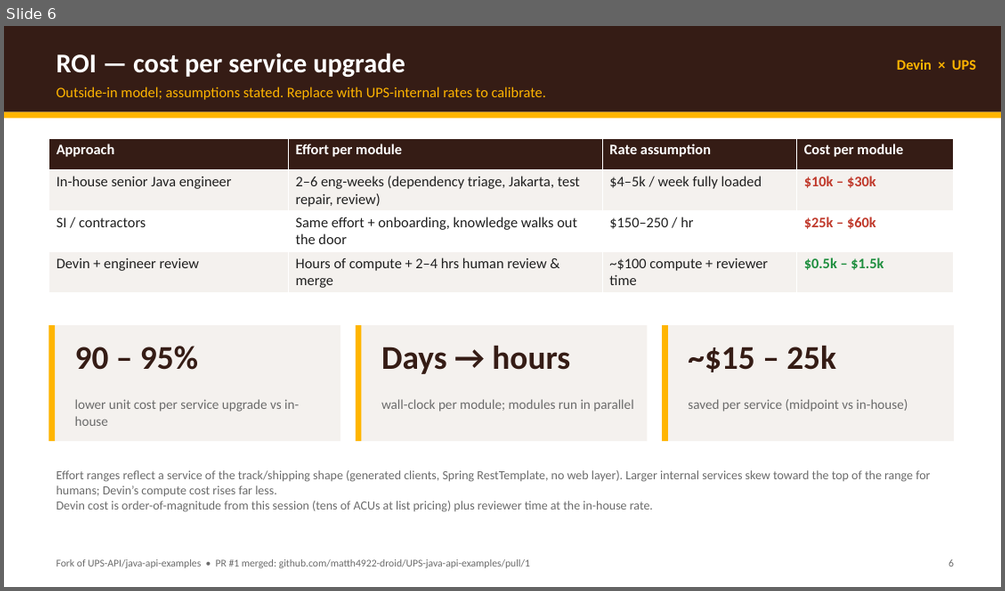
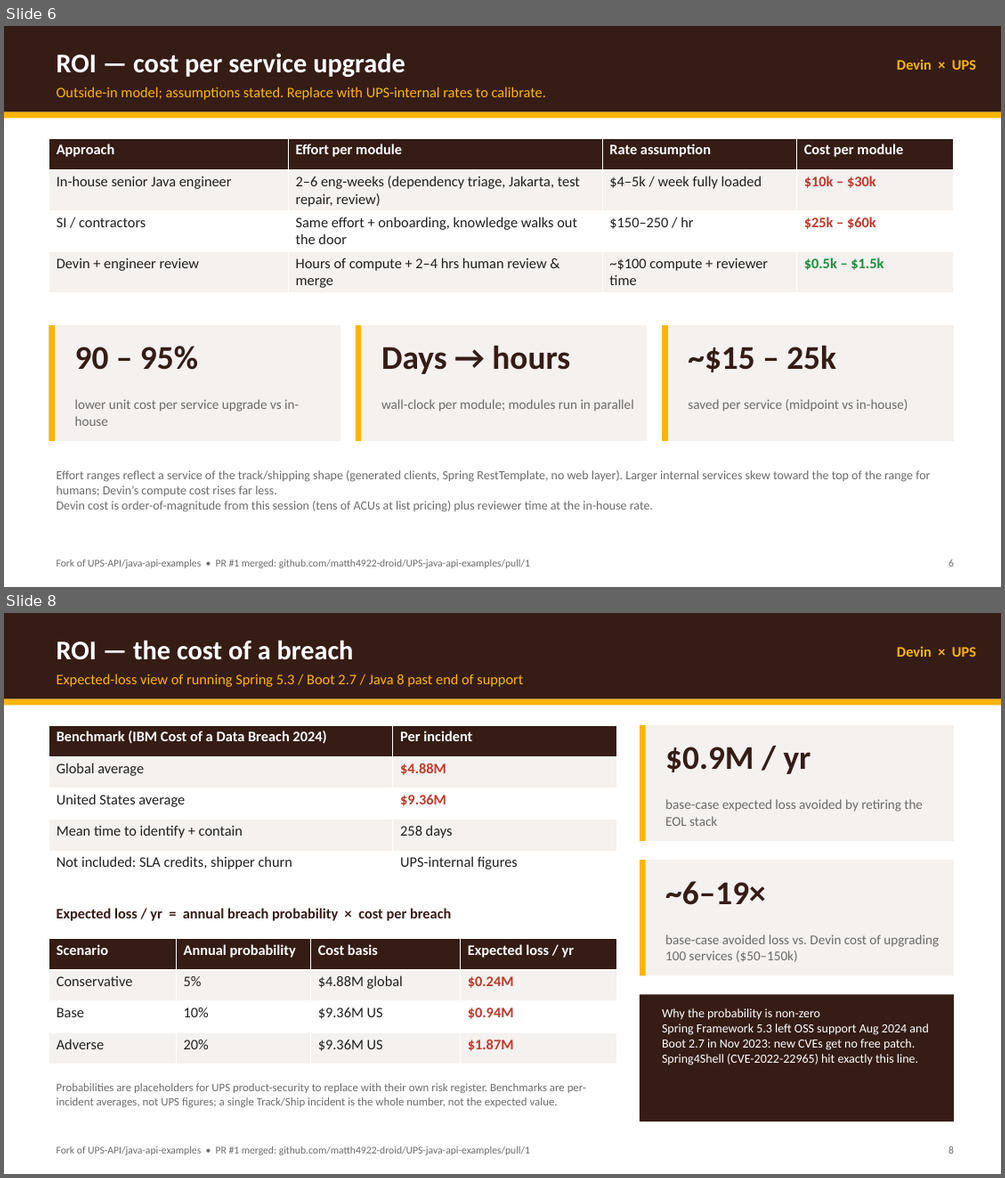
Before and after one commit to matth4922-droid/UPS-java-api-examples, a slide deck: demo-materials/UPS-Devin-Summary-and-ROI.pptx. Shown one above the other, each under a label of ours: slide 6 before the commit, slides 6 and 8 after it; the slides between them are not shown. The pictures are 1005x591 and 1005x1178 pixels, drawn with LibreOffice and Linux fonts; fonts in the diff are those of the drawing. Boxes give left, top, right and bottom in pixels: in the first picture for what was removed or moved away, otherwise in the second. Text is boxed around its words. In the diff, an @@ line names an element or a change of style, - is before the commit and + after.

```diff
--- a/demo-materials/UPS-Devin-Summary-and-ROI.pptx
+++ b/demo-materials/UPS-Devin-Summary-and-ROI.pptx
@@ slide 8 added at (x1=4, y1=613, x2=1001, y2=1174), background #FFFFFF @@
@@ rectangle added at (x1=4, y1=613, x2=1001, y2=699), fill #351C15 @@
@@ text added at (x1=57, y1=640, x2=354, y2=660), 26 pt, text #FFFFFF, bold @@
+ROI — the cost of a breach
@@ text added at (x1=897, y1=646, x2=976, y2=657), 14 pt, text #FFB500, bold @@
+Devin × UPS
@@ text added at (x1=57, y1=674, x2=523, y2=687), 14 pt, text #FFB500 @@
+Expected-loss view of running Spring 5.3 / Boot 2.7 / Java 8 past end of support
@@ rectangle added at (x1=4, y1=699, x2=1001, y2=705), fill #FFB500 @@
@@ table added at (x1=48, y1=725, x2=617, y2=882), 5 rows, 2 columns @@
+Benchmark (IBM Cost of a Data Breach 2024) | Per incident
+Global average | $4.88M
+United States average | $9.36M
+Mean time to identify + contain | 258 days
+Not included: SLA credits, shipper churn | UPS-internal figures
@@ rectangle added at (x1=639, y1=725, x2=954, y2=841), fill #F4F1EE @@
@@ rectangle added at (x1=639, y1=725, x2=646, y2=841), fill #FFB500 @@
@@ text added at (x1=665, y1=747, x2=811, y2=774), 32 pt, text #351C15, bold @@
+$0.9M / yr
@@ text added at (x1=665, y1=799, x2=922, y2=826), 13 pt, text #6B6B6B @@
+base-case expected loss avoided by retiring the EOL stack
@@ rectangle added at (x1=639, y1=860, x2=954, y2=976), fill #F4F1EE @@
@@ rectangle added at (x1=639, y1=860, x2=646, y2=976), fill #FFB500 @@
@@ text added at (x1=665, y1=881, x2=766, y2=905), 32 pt, text #351C15, bold @@
+~6–19×
@@ text added at (x1=57, y1=908, x2=451, y2=921), 14 pt, text #351C15, bold @@
+Expected loss / yr = annual breach probability × cost per breach
@@ table added at (x1=48, y1=938, x2=617, y2=1064), 4 rows, 4 columns @@
+Scenario | Annual probability | Cost basis | Expected loss / yr
+Conservative | 5% | $4.88M global | $0.24M
+Base | 10% | $9.36M US | $0.94M
+Adverse | 20% | $9.36M US | $1.87M
@@ text added at (x1=665, y1=934, x2=938, y2=962), 13 pt, text #6B6B6B @@
+base-case avoided loss vs. Devin cost of upgrading 100 services ($50–150k)
@@ rectangle added at (x1=639, y1=995, x2=954, y2=1121), fill #351C15 @@
@@ text added at (x1=662, y1=1008, x2=928, y2=1065), 12 pt, text #FFFFFF @@
+Why the probability is non-zero
+Spring Framework 5.3 left OSS support Aug 2024 and Boot 2.7 in Nov 2023: new CVEs get no free patch. Spring4Shell (CVE-2022-22965) hit exactly this line.
@@ text added at (x1=57, y1=1083, x2=586, y2=1107), 11 pt, text #6B6B6B @@
+Probabilities are placeholders for UPS product-security to replace with their own risk register. Benchmarks are per-incident averages, not UPS figures; a single Track/Ship incident is the whole number, not the expected value.
@@ text added at (x1=57, y1=1146, x2=530, y2=1155), 10 pt, text #6B6B6B @@
+Fork of UPS-API/java-api-examples • PR #1 merged: github.com/matth4922-droid/UPS-java-api-examples/pull/1
@@ text added at (x1=948, y1=1146, x2=954, y2=1153), 10 pt, text #6B6B6B @@
+8
```
Also in this commit, not shown: 2 slides changed, 1 other file.
